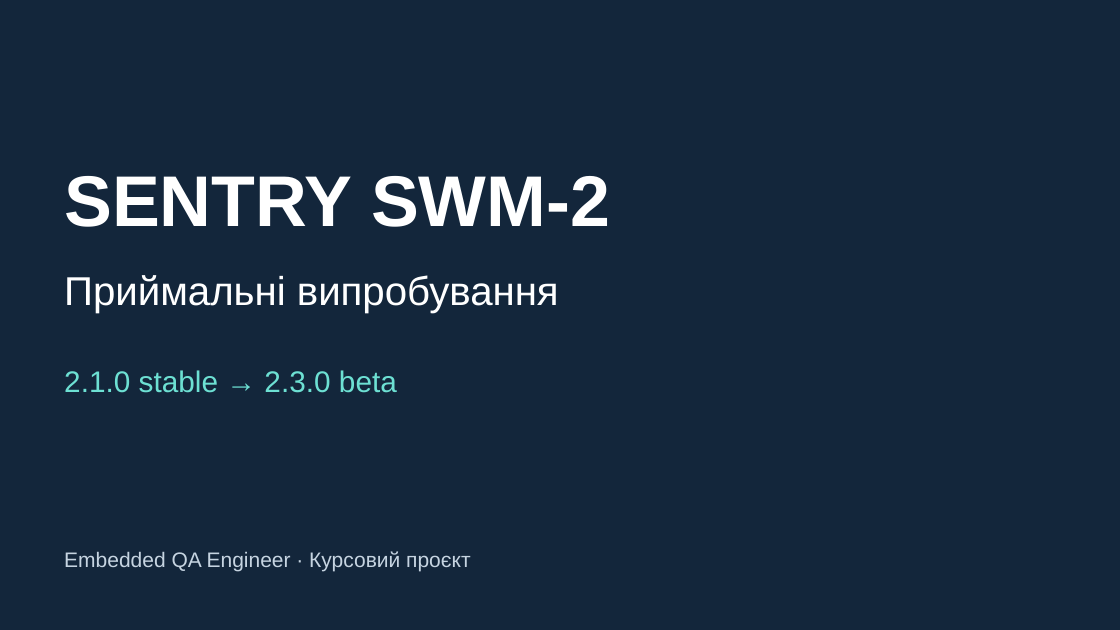
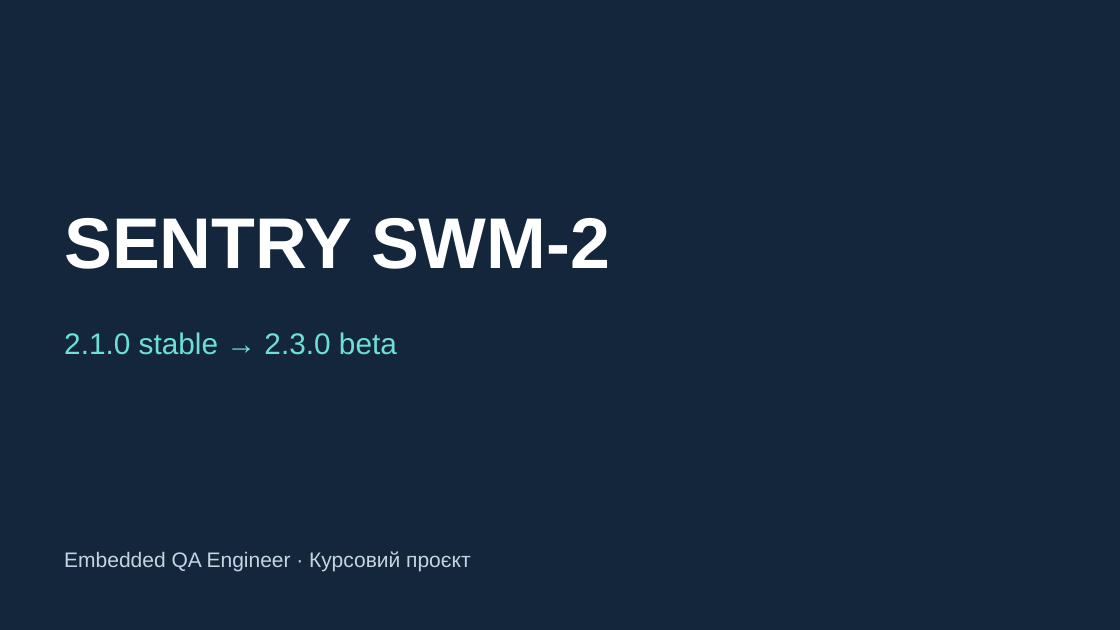
Before and after one commit to rpozniak/sentry-swm2-qa, a slide deck: slide 1 of docs/presentation/SENTRY_SWM2_QA.pptx. Drawn at 1120x630 pixels with LibreOffice and Linux fonts; fonts in the diff are those of the drawing. Boxes give left, top, right and bottom in pixels: in the first picture for what was removed or moved away, otherwise in the second. Text is boxed around its words. In the diff, an @@ line names an element or a change of style, - is before the commit and + after.

```diff
--- a/docs/presentation/SENTRY_SWM2_QA.pptx
+++ b/docs/presentation/SENTRY_SWM2_QA.pptx
@@ text "SENTRY SWM-2": place and size @@
-text "SENTRY SWM-2" at [64, 176, 610, 227]
+text "SENTRY SWM-2" at [64, 218, 610, 269]
@@ text removed at [64, 275, 559, 313] @@
-Приймальні випробування
@@ text "2.1.0 stable → 2.3.0 beta": place and size @@
-text "2.1.0 stable → 2.3.0 beta" at [64, 370, 397, 393]
+text "2.1.0 stable → 2.3.0 beta" at [64, 332, 397, 355]
```
Also in this commit, not shown: 6 other slides changed, 1 slide added, 1 slide removed, 1 other file.
